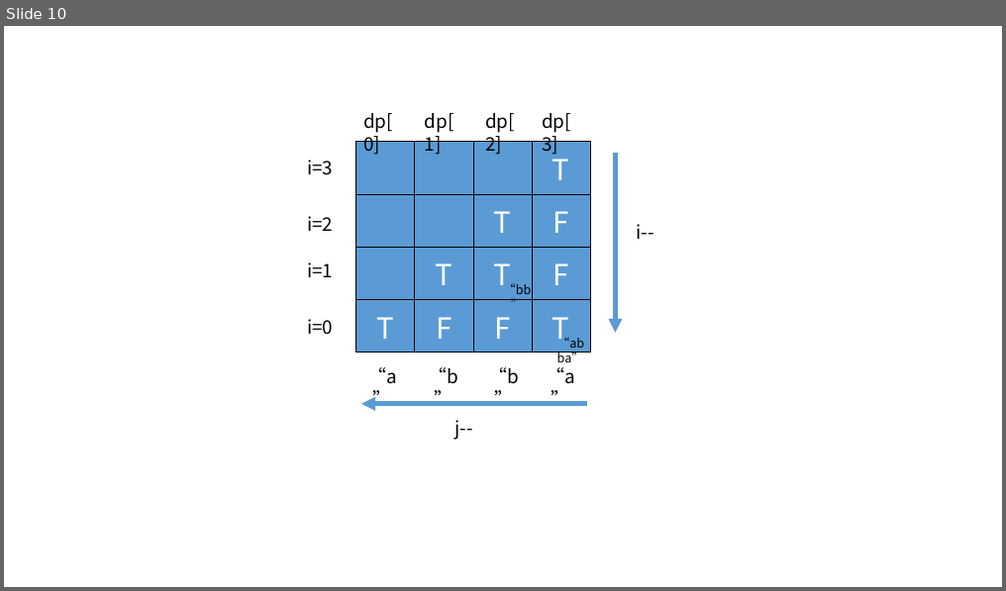
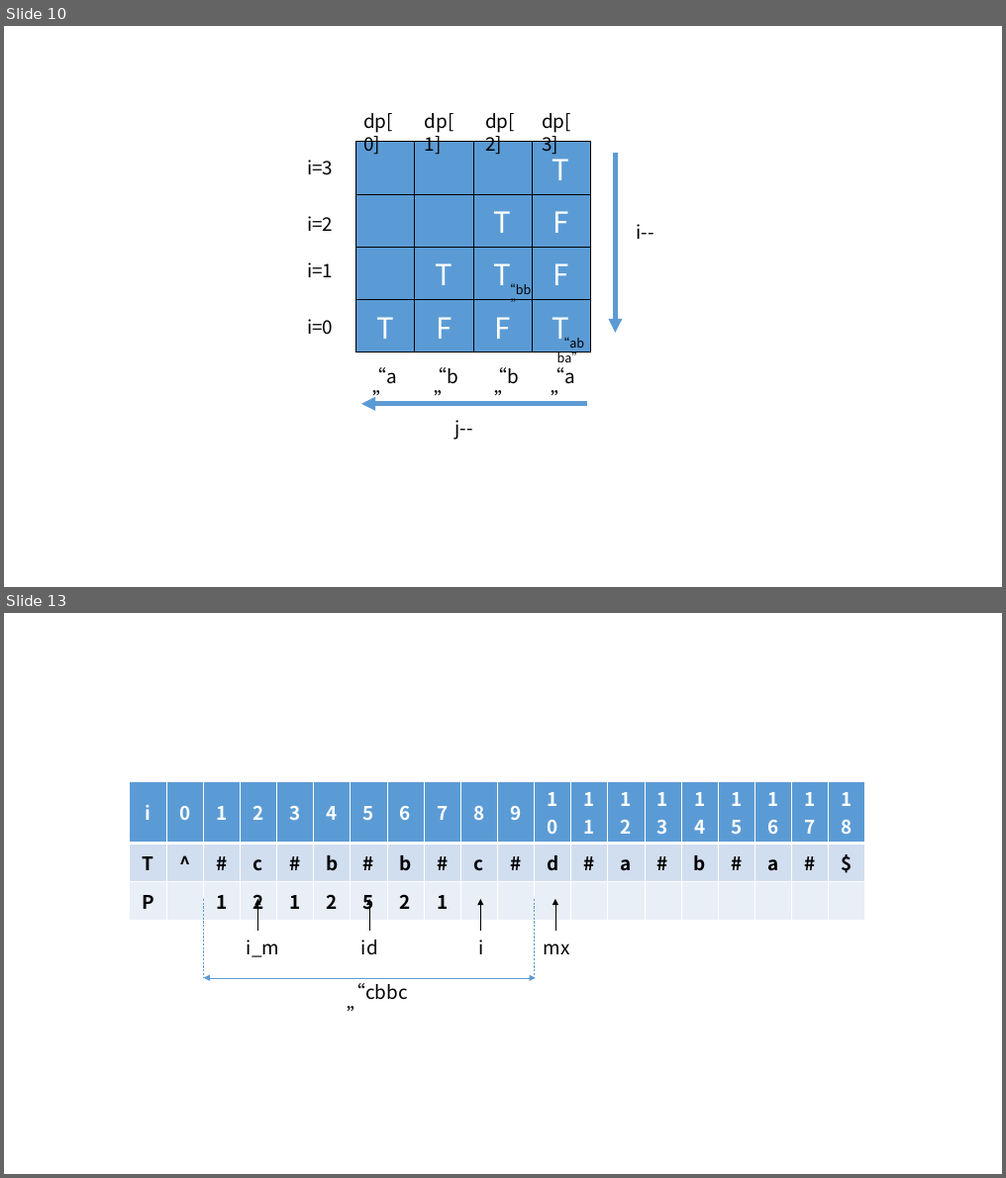
Before and after one commit to NeilJnDa/LeetCode, a slide deck: docs/Image.pptx. Shown one above the other, each under a label of ours: slide 10 before the commit, slides 10 and 13 after it; the slides between them are not shown. The pictures are 1006x591 and 1006x1178 pixels, drawn with LibreOffice and Linux fonts; fonts in the diff are those of the drawing. Boxes give left, top, right and bottom in pixels: in the first picture for what was removed or moved away, otherwise in the second. Text is boxed around its words. In the diff, an @@ line names an element or a change of style, - is before the commit and + after.

```diff
--- a/docs/Image.pptx
+++ b/docs/Image.pptx
@@ slide 13 added at [4, 613, 1002, 1174], background #FFFFFF @@
@@ table added at [130, 781, 863, 918], 3 rows, 20 columns @@
+i | 0 | 1 | 2 | 3 | 4 | 5 | 6 | 7 | 8 | 9 | 10 | 11 | 12 | 13 | 14 | 15 | 16 | 17 | 18
+T | ^ | # | c | # | b | # | b | # | c | # | d | # | a | # | b | # | a | # | $
+P |  | 1 | 2 | 1 | 2 | 5 | 2 | 1 |  |  |  |  |  |  |  |  |  |  | 
@@ line added from (204, 899) to (204, 977), #5B9BD5 0.5 pt dashed @@
@@ arrow added from (257, 931) to (257, 899), #000000 0.5 pt @@
@@ arrow added from (369, 931) to (369, 899), #000000 0.5 pt @@
@@ arrow added from (481, 931) to (481, 899), #000000 0.5 pt @@
@@ line added from (534, 899) to (534, 977), #5B9BD5 0.5 pt dashed @@
@@ arrow added from (555, 931) to (555, 899), #000000 0.5 pt @@
@@ text added at [247, 940, 279, 958], 18 pt, text #000000 @@
+i_m
@@ text added at [361, 940, 378, 956], 18 pt, text #000000 @@
+id
@@ text added at [478, 940, 483, 955], 18 pt, text #000000 @@
+i
@@ text added at [544, 944, 570, 955], 18 pt, text #000000 @@
+mx
@@ double arrow added from (204, 978) to (536, 978), #5B9BD5 0.5 pt @@
@@ text added at [347, 983, 407, 1000], 18 pt, text #000000 @@
+“cbbc”
```
Also in this commit, not shown: 4 other slides added, 13 other files.
